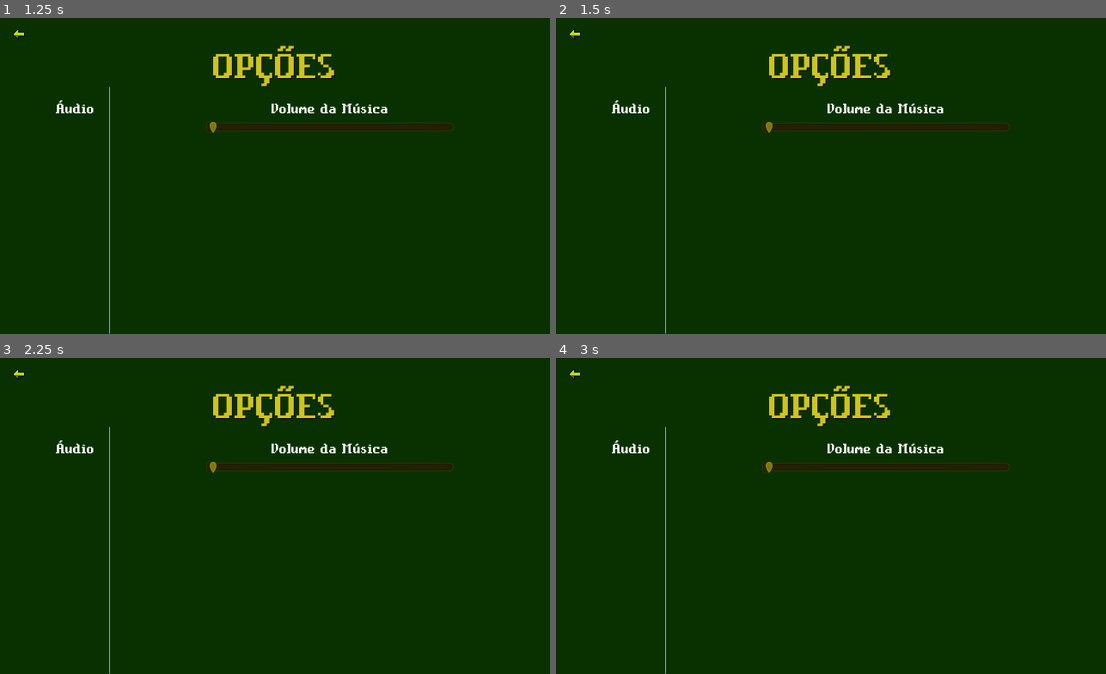
Above: before the commit, frames 1-4 (two rows, left to right).
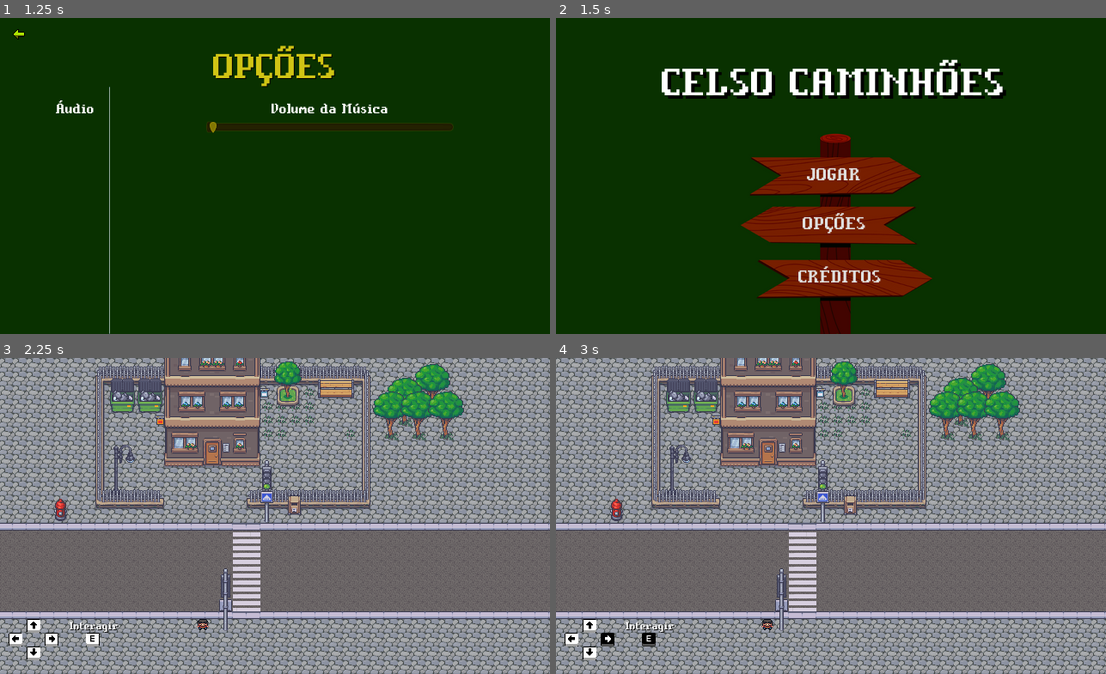
Above: after the commit, the same moments.

Repository: 2023M1T6-Inteli/grupo2
Game: Godot game, scene res://Scenes/MainMenu.tscn
Two runs of this game, one before a commit and one after it. Both use one fixed random seed, a clock stepped at 60 frames per second and the inputs below.
Inputs (mouse positions are in pixels of both pictures, inside the frame that each line leads up to):
- Up to frame 1 (1.25 s): click "OPÇÕES" at 0.5 s
- Up to frame 2 (1.5 s): click (572, 33) at 1.25 s
- Up to frame 3 (2.25 s): click (280, 516) at 2 s, where only the run after the commit has a clickable "JOGAR"
- Up to frame 4 (3 s): tap Enter at 2.75 s; hold Right (ui_right) from 2.78 s (still down); hold E (interagir) from 2.78 s (still down)

Frame 1 is identical in both runs. In frame 2, 17% of the frame differs, in the area x 2-83%, y 3-100%; in frame 3, 100%, in the area x 0-100%, y 0-100%; in frame 4, 100%.

Commit message:
refactor: altera linguagem estrutural da tela de Tutorial

Diff:
--- a/src/FirstClass/Scenes/Tutorial.tscn
+++ b/src/FirstClass/Scenes/Tutorial.tscn
@@ -974,7 +974,7 @@
 }, {
 "frames": [ ExtResource( 8 ) ],
 "loop": true,
-"name": "pressionada",
+"name": "pressed",
 "speed": 5.0
 } ]
 
@@ -987,7 +987,7 @@
 }, {
 "frames": [ ExtResource( 9 ) ],
 "loop": true,
-"name": "pressionada",
+"name": "pressed",
 "speed": 5.0
 } ]
 
@@ -1000,7 +1000,7 @@
 }, {
 "frames": [ ExtResource( 10 ) ],
 "loop": true,
-"name": "pressionada",
+"name": "pressed",
 "speed": 5.0
 } ]
 
@@ -1013,7 +1013,7 @@
 }, {
 "frames": [ ExtResource( 11 ) ],
 "loop": true,
-"name": "pressionada",
+"name": "pressed",
 "speed": 5.0
 } ]
 
@@ -1026,7 +1026,7 @@
 }, {
 "frames": [ ExtResource( 13 ) ],
 "loop": true,
-"name": "pressionada",
+"name": "pressed",
 "speed": 5.0
 } ]
 
@@ -1077,27 +1077,27 @@
 format = 1
 tile_data = PoolIntArray( -655355, 0, 0, 13, 1, 0, 65537, 3, 0, 65539, 3, 0, 65552, 2, 0, 131084, 9, 0, 262148, 8, 0, 393217, 12, 0, 393218, 11, 0, 458764, 5, 0, 458789, 5, 0, 524300, 7, 0, 524325, 6, 0, 983049, 4, 0, 983074, 4, 0 )
 
-[node name="Cima" type="AnimatedSprite" parent="."]
+[node name="UpSprite" type="AnimatedSprite" parent="."]
 position = Vector2( -72, 312 )
 scale = Vector2( 0.5, 0.5 )
 frames = SubResource( 27 )
 
-[node name="Baixo" type="AnimatedSprite" parent="."]
+[node name="DownSprite" type="AnimatedSprite" parent="."]
 position = Vector2( -72, 344 )
 scale = Vector2( 0.5, 0.5 )
 frames = SubResource( 28 )
 
-[node name="Esquerda" type="AnimatedSprite" parent="."]
+[node name="LeftSprite" type="AnimatedSprite" parent="."]
 position = Vector2( -93, 328 )
 scale = Vector2( 0.5, 0.5 )
 frames = SubResource( 29 )
 
-[node name="Direita" type="AnimatedSprite" parent="."]
+[node name="RigthSprite" type="AnimatedSprite" parent="."]
 position = Vector2( -51, 328 )
 scale = Vector2( 0.5, 0.5 )
 frames = SubResource( 30 )
 
-[node name="TeclaE" type="AnimatedSprite" parent="."]
+[node name="InteractKeySprite" type="AnimatedSprite" parent="."]
 position = Vector2( -3, 328 )
 scale = Vector2( 0.5, 0.5 )
 frames = SubResource( 32 )
@@ -1113,7 +1113,7 @@
 position = Vector2( -3, 328 )
 shape = SubResource( 33 )
 
-[node name="DialogoLabel" type="Label" parent="."]
+[node name="InteractLabel" type="Label" parent="."]
 margin_left = -30.0
 margin_top = 304.0
 margin_right = 28.0
--- a/src/FirstClass/Scripts/MenuOpcoes.gd
+++ b/src/FirstClass/Scripts/MenuOpcoes.gd
@@ -2,14 +2,10 @@
 
 
 # Retorna para a tela do menu inicial
-func _on_BackrButton_pressed():
-	get_tree().change_scene("res://Scenes/MenuInicial.tscn")
+func _on_BackButton_pressed():
+	get_tree().change_scene("res://Scenes/MainMenu.tscn")
 
 
 # Altera volume da música de acordo com a mudança no valor do VolumeSlider
 func _on_MusicVolumeSlider_value_changed(value):
 	AudioServer.set_bus_volume_db(AudioServer.get_bus_index("Master"), value)
-
-
-func _on_BackButton_pressed():
-	pass # Replace with function body.
--- a/src/FirstClass/Scripts/Tutorial.gd
+++ b/src/FirstClass/Scripts/Tutorial.gd
@@ -13,22 +13,22 @@
 # Altera animação das setas de acordo com a tecla pressionada
 func key_pressed():
 	if Input.is_action_pressed("ui_up"):
-		$Cima.play("pressionada")
+		$UpSprite.play("pressed")
 	else:
-		$Cima.play("default")
+		$UpSprite.play("default")
 	if Input.is_action_pressed("ui_down"):
-		$Baixo.play("pressionada")
+		$DownSprite	.play("pressed")
 	else:
-		$Baixo.play("default")
+		$DownSprite.play("default")
 	if Input.is_action_pressed("ui_left"):
-		$Esquerda.play("pressionada")
+		$LeftSprite.play("pressed")
 	else:
-		$Esquerda.play("default")
+		$LeftSprite.play("default")
 	if Input.is_action_pressed("ui_right"):
-		$Direita.play("pressionada")
+		$RigthSprite.play("pressed")
 	else:
-		$Direita.play("default")
+		$RigthSprite.play("default")
 	if Input.is_action_pressed("interagir"):
-		$TeclaE.play("pressionada")
+		$InteractKeySprite.play("pressed")
 	else:
-		$TeclaE.play("default")
+		$InteractKeySprite.play("default")
